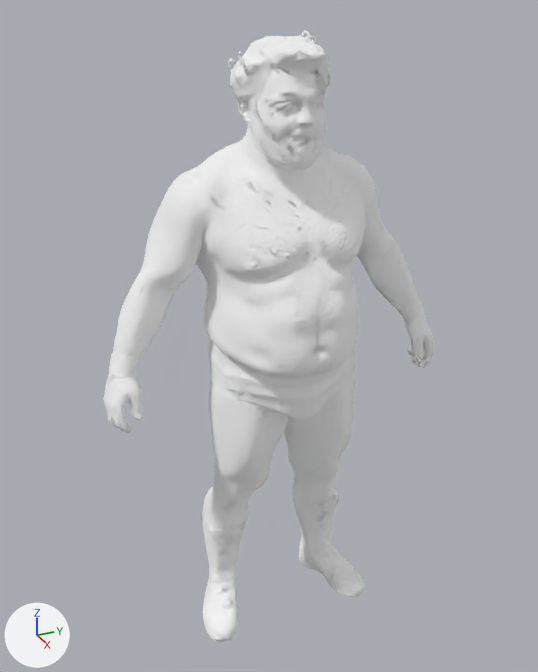
The glTF model assets/models/CODY_gear_rigready.glb, before and after one commit.
Both versions are drawn from a 50 mm camera at (0.958, -0.458, 0.532) aimed at (-0.027, -0.015, 0.04). The axes (+X, +Y, +Z) are drawn at lower left. The lights are the same throughout. The first picture is the older version. Where no turn or scale is listed for an object, it has been applied to the vertices.

The first picture shows 'chest', 'elL', 'elR', 'ftL', 'ftR', 'haL', 'haR', 'head', 'hipL', 'hipR', 'knL', 'knR', 'pelvis', 'shL', 'shR'.
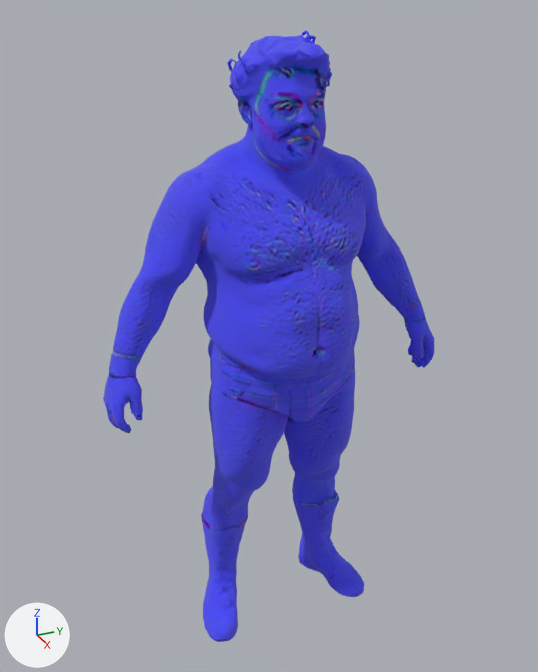
Where the change shows, as pixel boxes [x1, y1, x2, y2] in the pictures (538 x 672 px):
'elL', surface changed, recoloured (white to blue)
    both: [107, 223, 318, 391]
'chest', surface changed, recoloured (white to blue)
    both: [172, 87, 377, 322]
'shL', surface changed, recoloured (white to blue)
    both: [128, 121, 301, 306]
'head', surface changed, recoloured (white to blue)
    both: [228, 30, 332, 148]
'elR', surface changed, recoloured (grey to blue)
    both: [318, 220, 434, 414]
'knL', surface changed, recoloured (grey to blue)
    both: [202, 417, 274, 609]
'knR', surface changed, recoloured (grey to blue)
    both: [286, 402, 354, 578]
'pelvis', surface changed, recoloured (grey to blue)
    both: [216, 252, 352, 451]
'hipL', surface changed, recoloured (white to blue)
    both: [103, 362, 285, 472]
'shR', surface changed, recoloured (grey to blue)
    both: [304, 122, 407, 306]
'ftL', surface changed, recoloured (white to blue)
    both: [201, 515, 238, 642]
'haL', surface changed, recoloured (grey to blue)
    both: [239, 416, 269, 470]
'hipR', surface changed, recoloured
    both: [311, 250, 428, 451]
'ftR', surface changed, recoloured (grey to blue)
    both: [298, 543, 364, 597]
'haR', surface changed, recoloured (grey to blue)
    both: [329, 378, 353, 448]

Edits to the bpy script that builds the scene:
```text
Change img_image_0:
    img_image_0: load_image('Image_0', '_unpacked/Image_0', 1024, 1024, 'Non-Color') -> load_image('Image_0', '_unpacked/Image_0', 1024, 1024, 'sRGB')
Change mat_tripo_mat_d82d220f_0bca_420e_acd2_b11a50a30bc9:
    where n0 = _N.new('ShaderNodeBsdfPrincipled'); n0.name = 'Principled BSDF'
    remove n0.inputs[0].default_value = (1.0, 1.0, 1.0, 1.0)  # 'Base Color', white #ffffff
    remove n2 = _N.new('ShaderNodeNormalMap'); n2.name = 'Normal Map'
    remove n2.uv_map = 'UVMap'
    where n3 = _N.new('ShaderNodeTexImage'); n3.name = 'Image Texture'
    remove _L.new(n2.outputs[0], n0.inputs[5])  # 'Normal' to 'Normal'
    remove _L.new(n3.outputs[0], n2.inputs[1])  # 'Color' to 'Color'
    add _L.new(n3.outputs[0], n0.inputs[0])  # 'Color' to 'Base Color'
```
